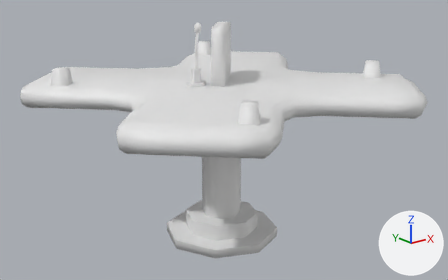
The FBX model Assets/_TheDevalibar/GA/Assets/Environment/Props/M_Table_LV2.fbx: old version first, new version second.
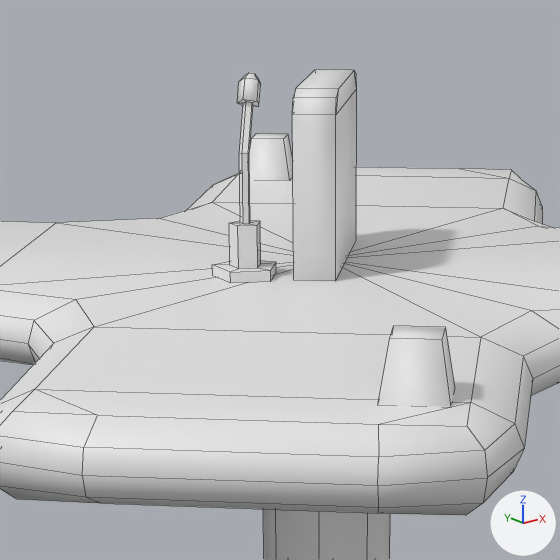
Each version is shown whole from a 50 mm camera at (-1.834, -2.313, 1.43) aimed at (0.003, -0.016, 0.512), then close up on the part from 27% to 65% of the width and 0% to 62% of the height. Every picture has the same lights, and +X, +Y and +Z are marked at lower right. The last two pictures show the newer version. The close-ups show mesh edges as thin lines.

Names of what the first close-up shows: 'Table_V2'.
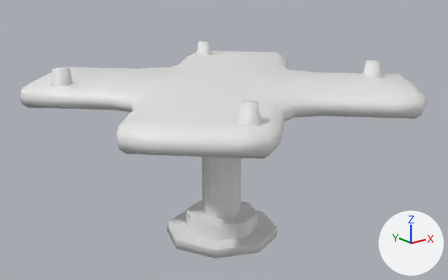
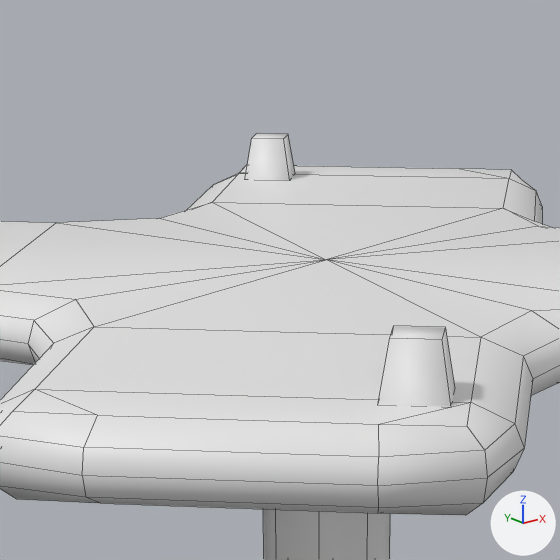
Pixel boxes [x1, y1, x2, y2] of what changed, in the close-ups (560 x 560 px):
'Table_V2', reshaped
    before: [0, 70, 560, 560]
    after: [0, 134, 560, 560]
part 1 of me_circle, deleted
    before: [212, 73, 276, 283]
part 2 of me_circle, deleted
    before: [292, 70, 357, 281]

Patch to the scene script:
```diff
--- a/Assets/_TheDevalibar/GA/Assets/Environment/Props/M_Table_LV2.fbx.py
+++ b/Assets/_TheDevalibar/GA/Assets/Environment/Props/M_Table_LV2.fbx.py
@@ me_circle @@
 # used by ob_table_v2; location = (0.0, 0.0, 0.0)
-me_circle.from_pydata(...)  # 330 vertices, 338 faces; spans x -0.82..0.82, y -0.82..0.82, z 0.0..1.09
+me_circle.from_pydata(...)  # 264 vertices, 276 faces; spans x -0.82..0.82, y -0.82..0.82, z 0.0..0.89
+# me_circle part 1: the loose piece of 50 vertices spanning x -0.2..-0.1, y -0.07..0.04, z 0.81..1.09 is deleted
+# me_circle part 2: the loose piece of 16 vertices spanning x -0.12..0.12, y -0.12..0.12, z 0.81..1.08 is deleted
 me_circle.materials.append(mat_table_lv2)
```
